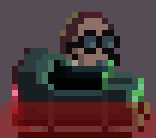
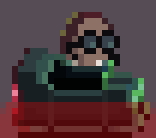
Layer changes from the first 156×138 image to the second:
painted on "RideCar02.png" over (96, 60, 102, 66)
painted on "RideCar05.png" over (96, 60, 102, 66)
